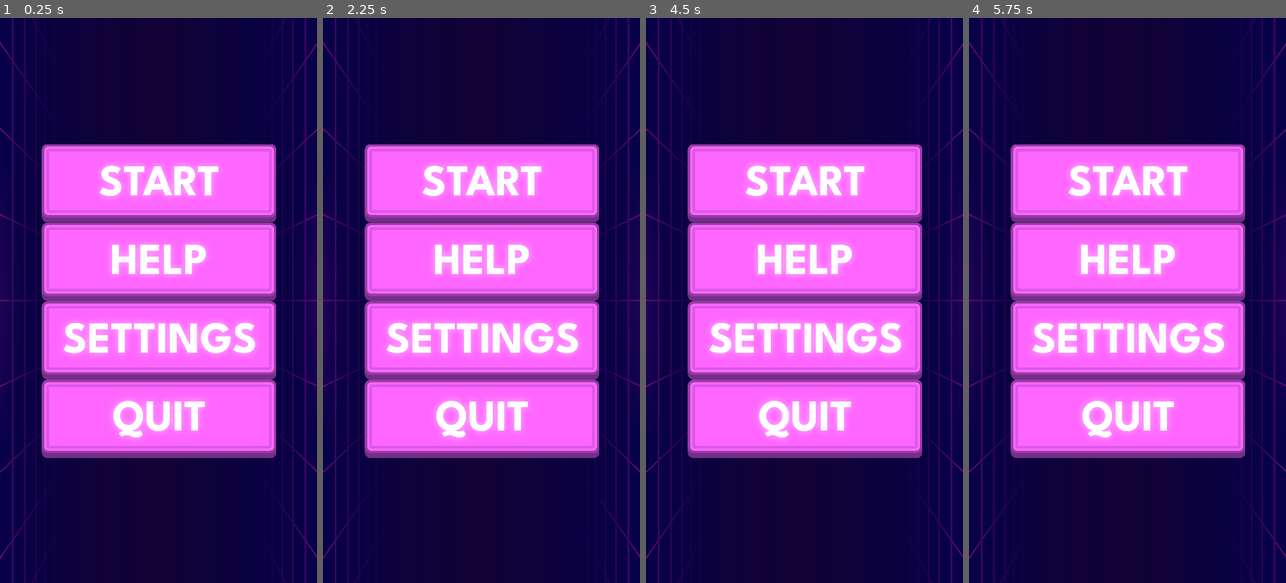
Above: before the commit, frames 1-4 (left to right).
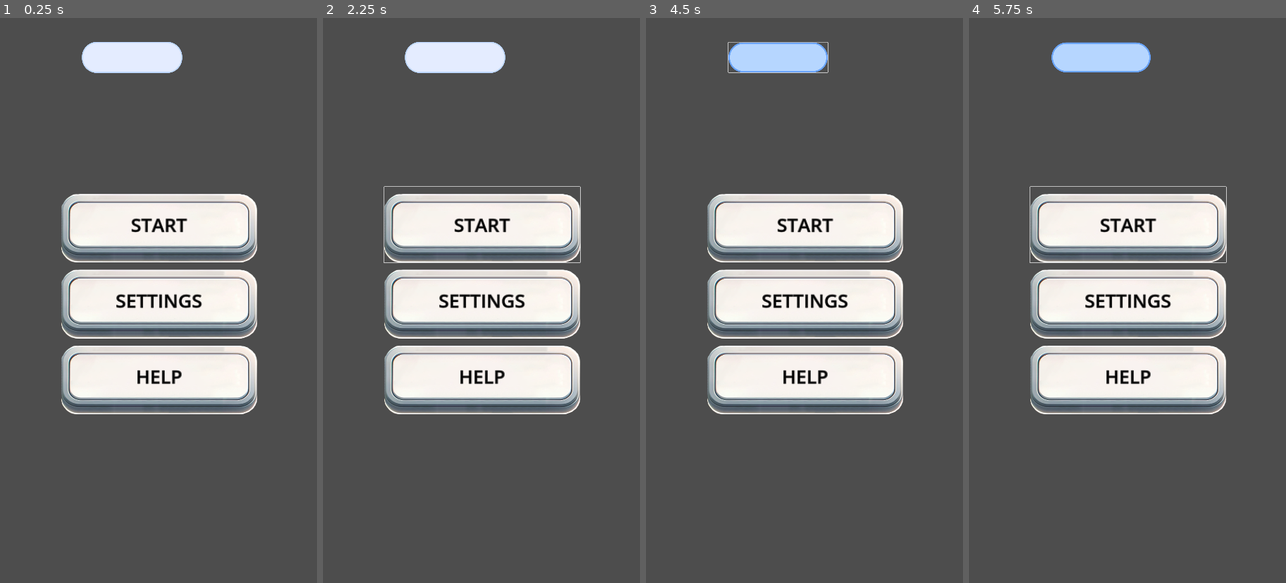
Above: after the commit, the same moments.

Repository: brutalsam96/mergecraft
Game: Godot game, scene res://scenes/main_menu_entry_simple.tscn
Two runs of this game, one before a commit and one after it. Both use one fixed random seed, a clock stepped at 60 frames per second and the inputs below. Before the commit the project starts from res://scenes/main_menu_entry.tscn.
Inputs (mouse positions are in pixels of both pictures, inside the frame that each line leads up to):
- Up to frame 1 (0.25 s): no input
- Up to frame 2 (2.25 s): click (481, 181) at 0.52 s; click (481, 181) at 1.27 s; click (481, 227) at 2 s, where only the run after the commit has a clickable "START"
- Up to frame 3 (4.5 s): click (804, 227) at 2.75 s, where only the run after the commit has a clickable "START"; click (804, 260) at 3.52 s; click (779, 57) at 4.27 s
- Up to frame 4 (5.75 s): click (1127, 260) at 5.02 s

The runs differ from the first frame. In frame 1, 100% of the frame differs, in the area x 0-100%, y 0-100%; in frame 2, 100%; in frame 3, 100%; in frame 4, 100%.

Commit message:
main post_merge

Diff:
--- a/project.godot
+++ b/project.godot
@@ -11,7 +11,7 @@
 [application]
 
 config/name="mergecraft"
-run/main_scene="res://scenes/main_menu_entry.tscn"
+run/main_scene="res://scenes/main_menu_entry_simple.tscn"
 config/features=PackedStringArray("4.3", "Mobile")
 config/icon="res://icon.svg"
 
